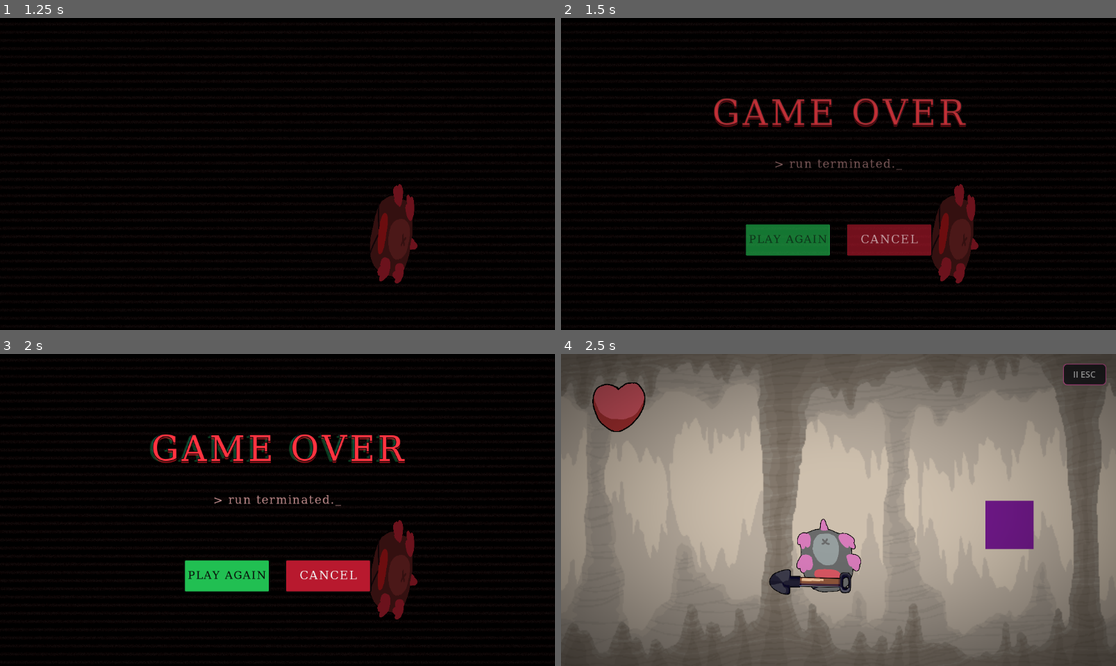
Above: before the commit, frames 1-4 (two rows, left to right).
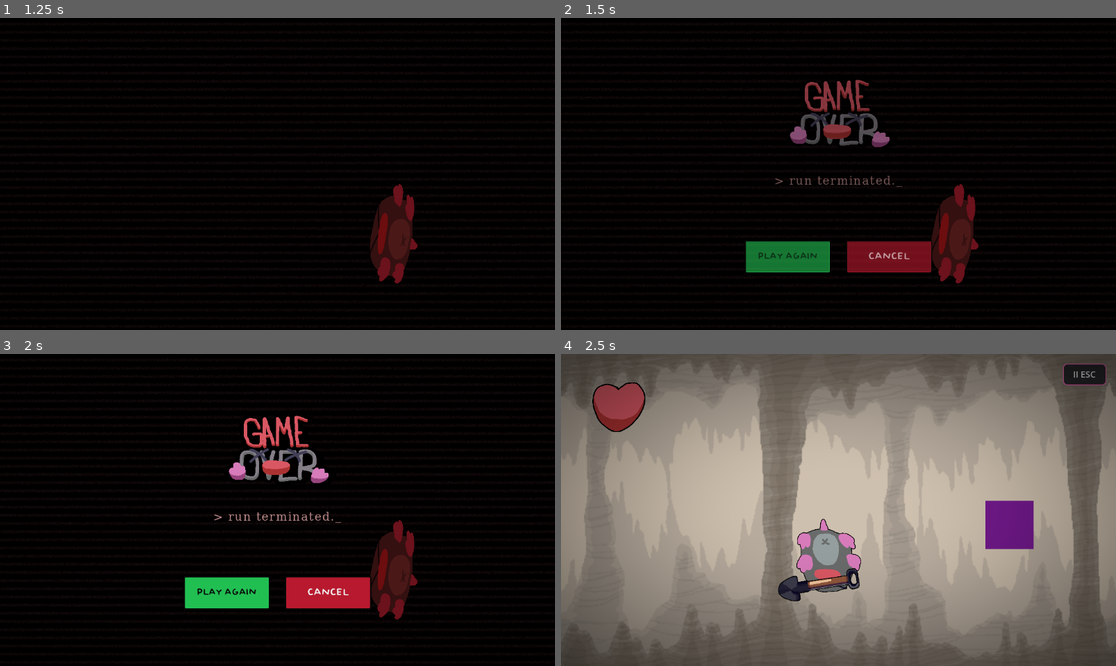
Above: after the commit, the same moments.

Repository: Geofoods/Holy-Moly
Game: Godot game, scene res://scenes/game_over.tscn
Two runs of this game, one before a commit and one after it. Both use one fixed random seed, a clock stepped at 60 frames per second and the inputs below. This scene is started directly instead of the project's main scene.
Inputs (mouse positions are in pixels of both pictures, inside the frame that each line leads up to):
- Up to frame 1 (1.25 s): tap Enter (ui_accept) at 0.5, 0.77 s; move the mouse to (399, 158) at 0.52 s; hold Right (ui_right) from 0.53 s (still down); tap Alt at 0.6 s; click (399, 158) at 0.67 s
- Up to frame 2 (1.5 s): move the mouse to (727, 189) at 1.27 s; release Right (ui_right) at 1.28 s; hold Down from 1.28 s (still down); tap Shift at 1.35 s
- Up to frame 3 (2 s): keep holding Down; tap Enter (ui_accept) at 1.52 s
- Up to frame 4 (2.5 s): release Down at 2 s; click "PLAY AGAIN" at 2 s

Frame 1 is identical in both runs. In frame 2, 6.7% of the frame differs, in the area x 27-73%, y 19-82%; in frame 3, 7.3%; in frame 4, 0.8%.

Commit message:
Added endscreen

Diff:
--- a/scenes/game_over.tscn
+++ b/scenes/game_over.tscn
@@ -2,8 +2,9 @@
 
 [ext_resource type="Script" path="res://scripts/game_over.gd" id="1_gameover"]
 [ext_resource type="Texture2D" uid="uid://dfykrb6hlx3b" path="res://sprites/molejumpbold.png" id="2_molejump"]
-[ext_resource type="Script" path="res://scripts/glitch_title.gd" id="3_glitch"]
 [ext_resource type="Shader" path="res://shaders/corrupted_bg.gdshader" id="4_shader"]
+[ext_resource type="Texture2D" path="res://Gameover.webp" id="5_gameoverimg"]
+[ext_resource type="FontFile" uid="uid://bnyew5lradf4a" path="res://Baby Doll.otf" id="6_babydoll"]
 
 [sub_resource type="ShaderMaterial" id="ShaderMaterial_bg"]
 shader = ExtResource("4_shader")
@@ -16,10 +17,6 @@
 
 [sub_resource type="SystemFont" id="SystemFont_mono"]
 font_names = PackedStringArray("Consolas", "Cascadia Mono", "Courier New", "monospace")
-
-[sub_resource type="FontVariation" id="FontVariation_title"]
-base_font = SubResource("SystemFont_mono")
-spacing_glyph = 6
 
 [sub_resource type="FontVariation" id="FontVariation_ui"]
 base_font = SubResource("SystemFont_mono")
@@ -125,55 +122,13 @@
 alignment = 1
 theme_override_constants/separation = 40
 
-[node name="TitleWrapper" type="Control" parent="CenterContainer/VBoxContainer"]
+[node name="TitleImage" type="TextureRect" parent="CenterContainer/VBoxContainer"]
 layout_mode = 2
 size_flags_horizontal = 4
-custom_minimum_size = Vector2(560, 100)
-script = ExtResource("3_glitch")
-
-[node name="TitleRed" type="Label" parent="CenterContainer/VBoxContainer/TitleWrapper"]
-layout_mode = 1
-anchor_left = 0.0
-anchor_top = 0.0
-anchor_right = 1.0
-anchor_bottom = 1.0
-text = "GAME OVER"
-theme_override_font_sizes/font_size = 72
-theme_override_fonts/font = SubResource("FontVariation_title")
-theme_override_colors/font_color = Color(0.15, 0.95, 0.5, 0.5)
-horizontal_alignment = 1
-vertical_alignment = 1
-
-[node name="TitleCyan" type="Label" parent="CenterContainer/VBoxContainer/TitleWrapper"]
-layout_mode = 1
-anchor_left = 0.0
-anchor_top = 0.0
-anchor_right = 1.0
-anchor_bottom = 1.0
-text = "GAME OVER"
-theme_override_font_sizes/font_size = 72
-theme_override_fonts/font = SubResource("FontVariation_title")
-theme_override_colors/font_color = Color(0.1, 0.85, 0.95, 0.5)
-horizontal_alignment = 1
-vertical_alignment = 1
-
-[node name="TitleMain" type="Label" parent="CenterContainer/VBoxContainer/TitleWrapper"]
-layout_mode = 1
-anchor_left = 0.0
-anchor_top = 0.0
-anchor_right = 1.0
-anchor_bottom = 1.0
-text = "GAME OVER"
-theme_override_font_sizes/font_size = 72
-theme_override_fonts/font = SubResource("FontVariation_title")
-theme_override_colors/font_color = Color(1.0, 0.2, 0.25, 1)
-theme_override_colors/font_outline_color = Color(0.02, 0.02, 0.02, 1)
-theme_override_colors/font_shadow_color = Color(0.9, 0.1, 0.15, 0.6)
-theme_override_constants/outline_size = 6
-theme_override_constants/shadow_offset_x = 0
-theme_override_constants/shadow_offset_y = 4
-horizontal_alignment = 1
-vertical_alignment = 1
+custom_minimum_size = Vector2(520, 170)
+texture = ExtResource("5_gameoverimg")
+expand_mode = 1
+stretch_mode = 5
 
 [node name="SubtitleLabel" type="Label" parent="CenterContainer/VBoxContainer"]
 layout_mode = 2
@@ -198,10 +153,9 @@
 custom_minimum_size = Vector2(180, 70)
 text = "PLAY AGAIN"
 theme_override_font_sizes/font_size = 22
-theme_override_fonts/font = SubResource("FontVariation_ui")
+theme_override_fonts/font = ExtResource("6_babydoll")
 theme_override_colors/font_color = Color(0.03, 0.03, 0.03, 1)
 theme_override_colors/font_outline_color = Color(0, 0, 0, 1)
-theme_override_colors/font_outline_size = 0
 theme_override_styles/normal = SubResource("StyleBoxFlat_playbutton")
 theme_override_styles/hover = SubResource("StyleBoxFlat_playbutton_hover")
 theme_override_styles/pressed = SubResource("StyleBoxFlat_playbutton_hover")
@@ -213,10 +167,9 @@
 custom_minimum_size = Vector2(180, 70)
 text = "CANCEL"
 theme_override_font_sizes/font_size = 24
-theme_override_fonts/font = SubResource("FontVariation_ui")
+theme_override_fonts/font = ExtResource("6_babydoll")
 theme_override_colors/font_color = Color(0.95, 0.95, 0.95, 1)
 theme_override_colors/font_outline_color = Color(0, 0, 0, 1)
-theme_override_colors/font_outline_size = 0
 theme_override_styles/normal = SubResource("StyleBoxFlat_exitbutton")
 theme_override_styles/hover = SubResource("StyleBoxFlat_exitbutton_hover")
 theme_override_styles/pressed = SubResource("StyleBoxFlat_exitbutton_hover")
Binary file added: Gameover.webp
Not shown, added: Gameover.webp.import
